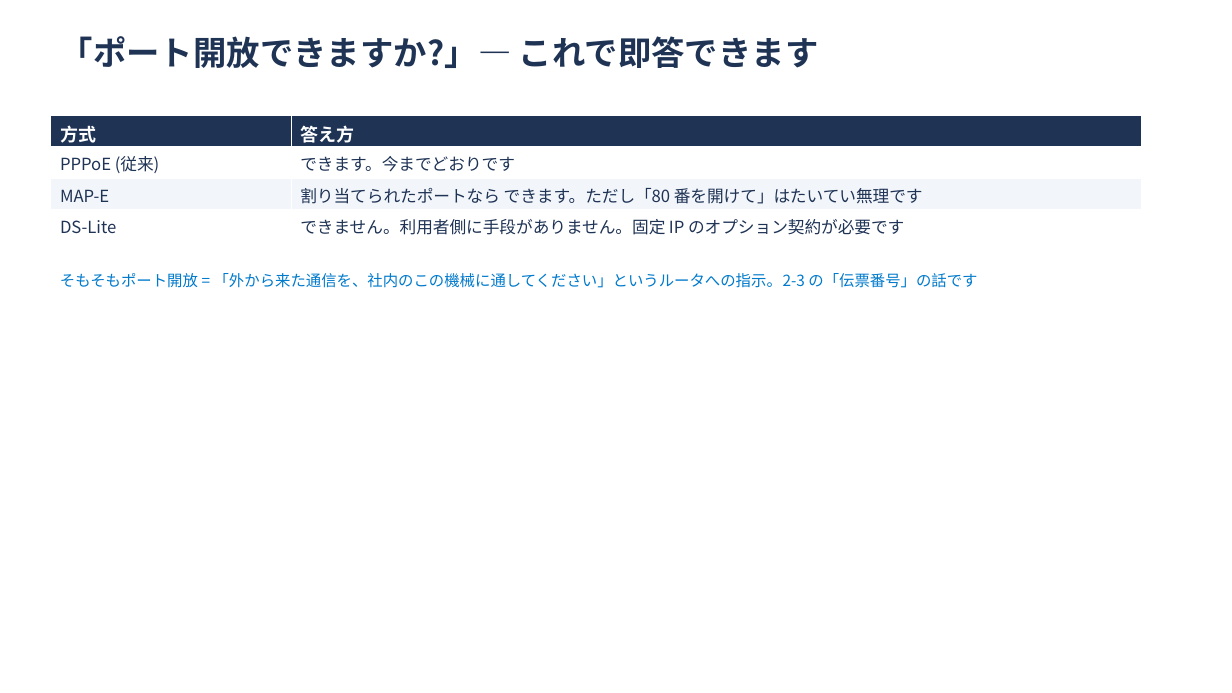
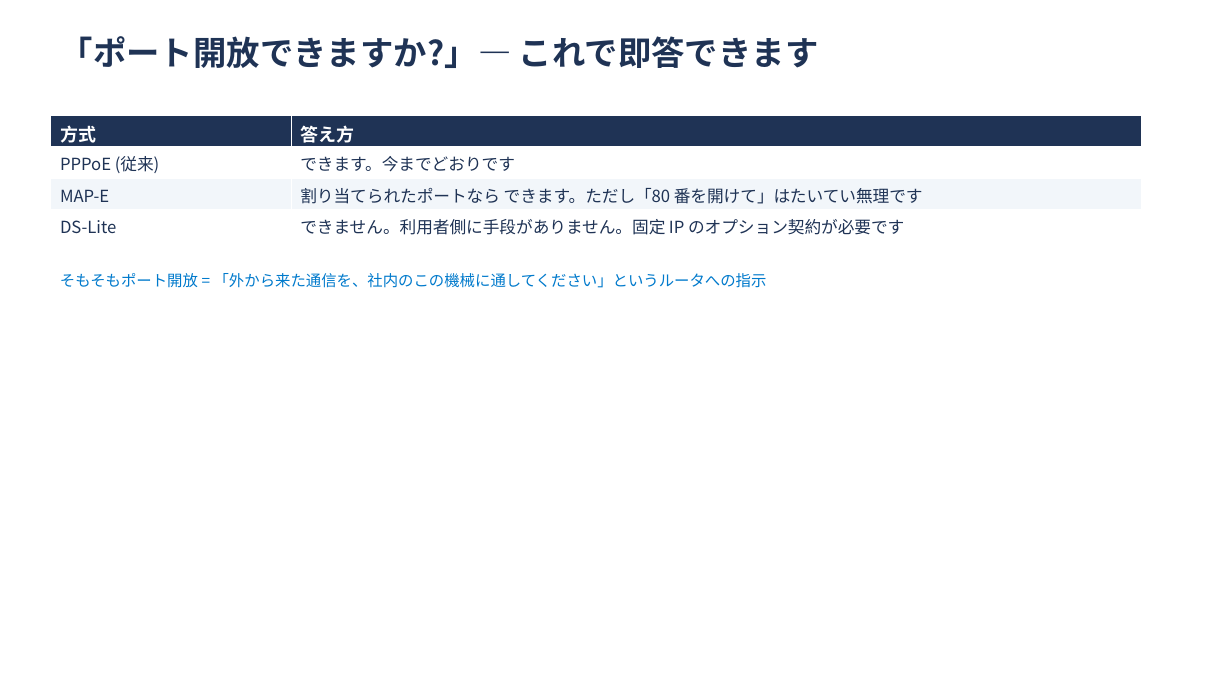
Before and after one commit to ginchankawaii/claude-code-book-template, a slide deck: slide 30 of docs/ipoe-lab/slides/setsumeikai.pptx. Drawn at 1232x693 pixels with LibreOffice and Linux fonts; fonts in the diff are those of the drawing. Boxes give left, top, right and bottom in pixels: in the first picture for what was removed or moved away, otherwise in the second. Text is boxed around its words. In the diff, an @@ line names an element or a change of style, - is before the commit and + after.

```diff
--- a/docs/ipoe-lab/slides/setsumeikai.pptx
+++ b/docs/ipoe-lab/slides/setsumeikai.pptx
@@ text at (60, 273, 767, 288): text changed @@
-そもそもポート開放 = 「外から来た通信を、社内のこの機械に通してください」というルータへの指示。2-3 の「伝票番号」の話です
+そもそもポート開放 = 「外から来た通信を、社内のこの機械に通してください」というルータへの指示
```
Also in this commit, not shown: 1 other slide changed, 5 other files.
